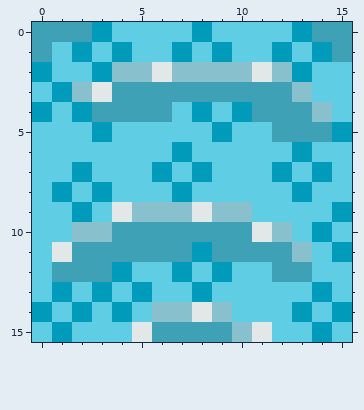
Pixel-art sprite: calamity-control/assets/map/waterTile1.png. Above, as it was before the edit.
The file is 16x16 pixels.
After:
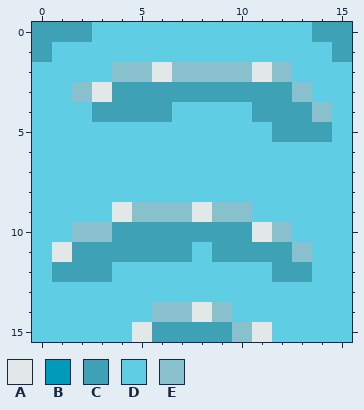
Palette (. is transparent): A #e2e7e8  B #009abb  C #3ea1b6  D #5fcde4  E #88c1cd
Diff:
Colour D replaces colour B in row 0 at x 3, 8 and 13; in row 1 at x 2, 4, 7, 9, 12 and 14; in row 2 at x 0, 3 and 13; in row 3 at x 1; in row 4 at x 0, 2, 8 and 10; in row 5 at x 3, 9 and 15.
Colour D replaces colour B in row 6 at x 7 and 13; in row 7 at x 2, 6, 8, 12 and 14; in row 8 at x 1, 3, 7 and 13; in row 9 at x 2 and 15; in row 10 at x 14; in row 11 at x 8 and 15.
Colour D replaces colour B in row 12 at x 4, 7 and 9; in row 13 at x 1, 3, 5, 8 and 14; in row 14 at x 0, 2, 4, 13 and 15; in row 15 at x 1 and 14.
Where, in picture pixels (left, top, right, bottom), the same in both pictures:
changed: (32, 22, 352, 342)
